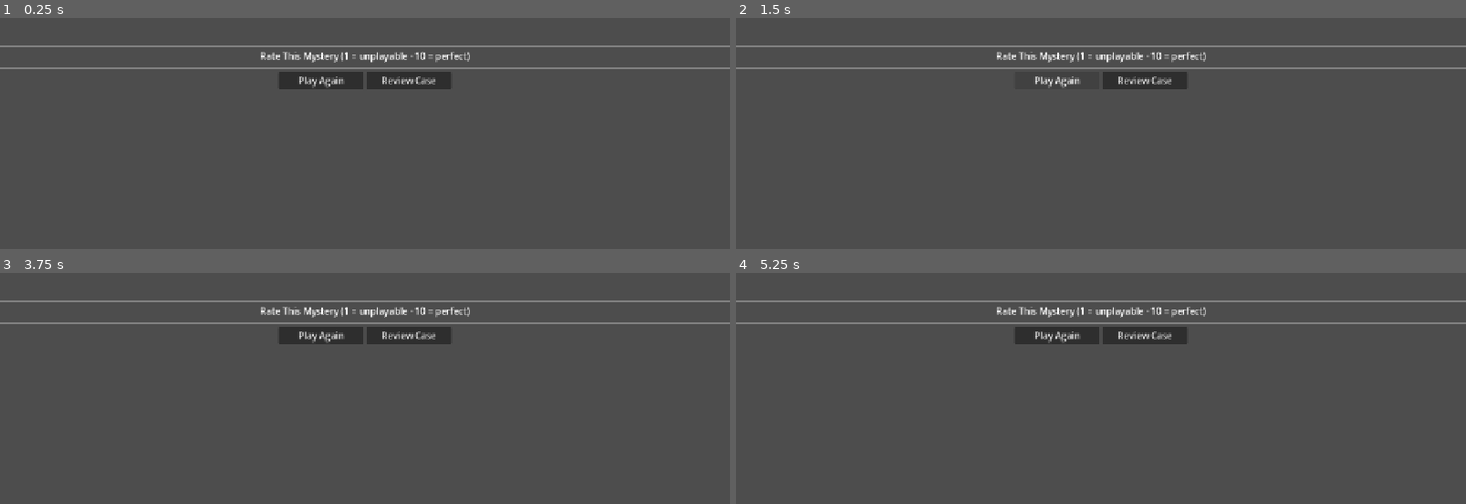
Above: before the commit, frames 1-4 (two rows, left to right).
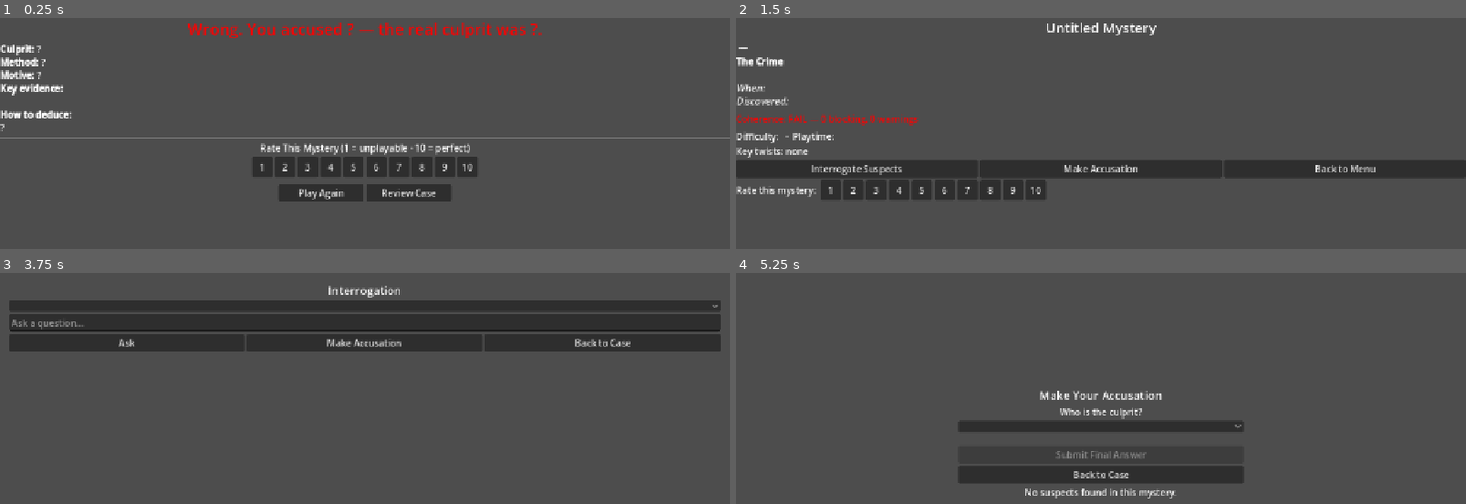
Above: after the commit, the same moments.

Repository: Blutomania/SocialGaming
Game: Godot game, scene res://scenes/ui/ResultScreen.tscn
Same seed, same stepped clock (60 frames per second), same inputs: the game is played once before the commit and once after it. This scene is started directly instead of the project's main scene.
Inputs (mouse positions are in pixels of both pictures, inside the frame that each line leads up to):
- Up to frame 1 (0.25 s): no input
- Up to frame 2 (1.5 s): click "Review Case" at 0.5 s; click (1057, 80) at 1.25 s, where only the run before the commit has a clickable "Play Again"
- Up to frame 3 (3.75 s): click (321, 335) at 2 s, where only the run before the commit has a clickable "Play Again"; click (321, 335) at 2.75 s, where only the run before the commit has a clickable "Play Again"; click (124, 423) at 3.5 s, where only the run after the commit has a clickable "Interrogate Suspects"
- Up to frame 4 (5.25 s): click (1341, 342) at 4.25 s, where only the run after the commit has a clickable "Back to Case"; click (1101, 423) at 5 s, where only the run after the commit has a clickable "Make Accusation"

The runs differ from the first frame. In frame 1, 11% of the frame differs, in the area x 0-100%, y 1-80%; in frame 2, 14%; in frame 3, 18%, in the area x 0-100%, y 5-34%; in frame 4, 9.0%.
Error before the commit: Parse Error: Expected closing ")" after grouping expression. (res://scripts/ui/result_screen.gd:54)

Commit message:
Fix GDScript parse errors: Variant inference and string concatenation
case_display.gd:
  Dictionary.get() returns Variant -- typed the variable explicitly as String
  to satisfy Godot's 'warning treated as error' setting.

result_screen.gd:
  GDScript doesn't support implicit multi-line string concatenation (unlike Python).
  Added explicit '+' between each line of the solution text block.

https://claude.ai/code/session_01TNmEDwWqvjfcS5K1QvpccR

Diff:
--- a/godot/scripts/ui/case_display.gd
+++ b/godot/scripts/ui/case_display.gd
@@ -115,7 +115,7 @@
 	cast_container.add_child(lbl)
 
 func _add_evidence_row(ev: MysteryData.EvidenceData) -> void:
-	var relevance_icon := {"critical": "★", "red_herring": "✗", "supporting": "·"}.get(ev.relevance, "·")
+	var relevance_icon: String = ({"critical": "★", "red_herring": "✗", "supporting": "·"} as Dictionary).get(ev.relevance, "·")
 	var panel := PanelContainer.new()
 	var vbox := VBoxContainer.new()
 
--- a/godot/scripts/ui/result_screen.gd
+++ b/godot/scripts/ui/result_screen.gd
@@ -50,11 +50,11 @@
 
 	# Full solution breakdown
 	var key_ev: Array = solution.get("key_evidence", [])
-	var sol_text := (
-		"[b]Culprit:[/b] %s\n"
-		"[b]Method:[/b] %s\n"
-		"[b]Motive:[/b] %s\n"
-		"[b]Key evidence:[/b] %s\n\n"
+	var sol_text: String = (
+		"[b]Culprit:[/b] %s\n" +
+		"[b]Method:[/b] %s\n" +
+		"[b]Motive:[/b] %s\n" +
+		"[b]Key evidence:[/b] %s\n\n" +
 		"[b]How to deduce:[/b]\n%s"
 	) % [
 		solution.get("culprit", "?"),
